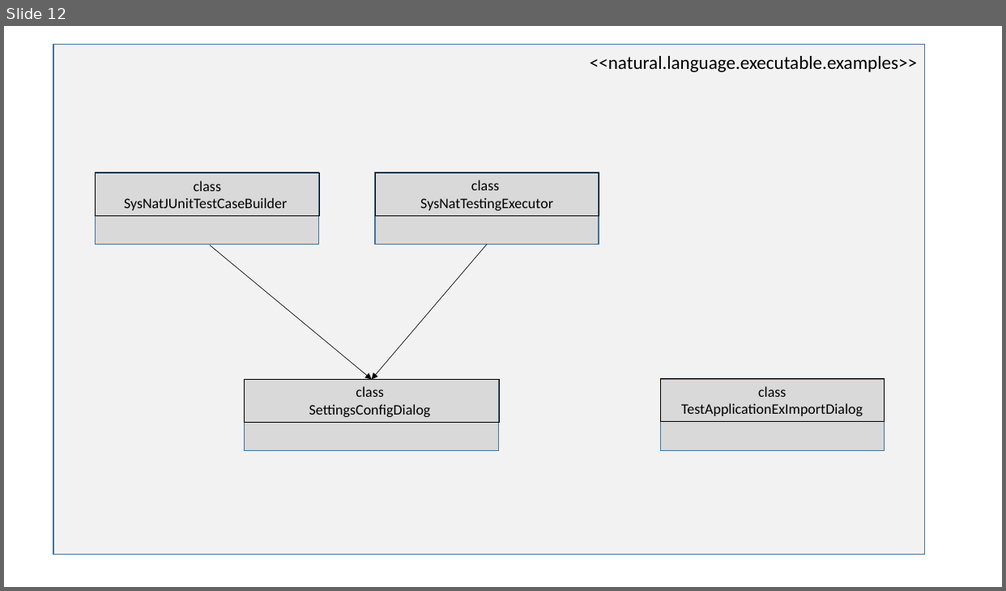
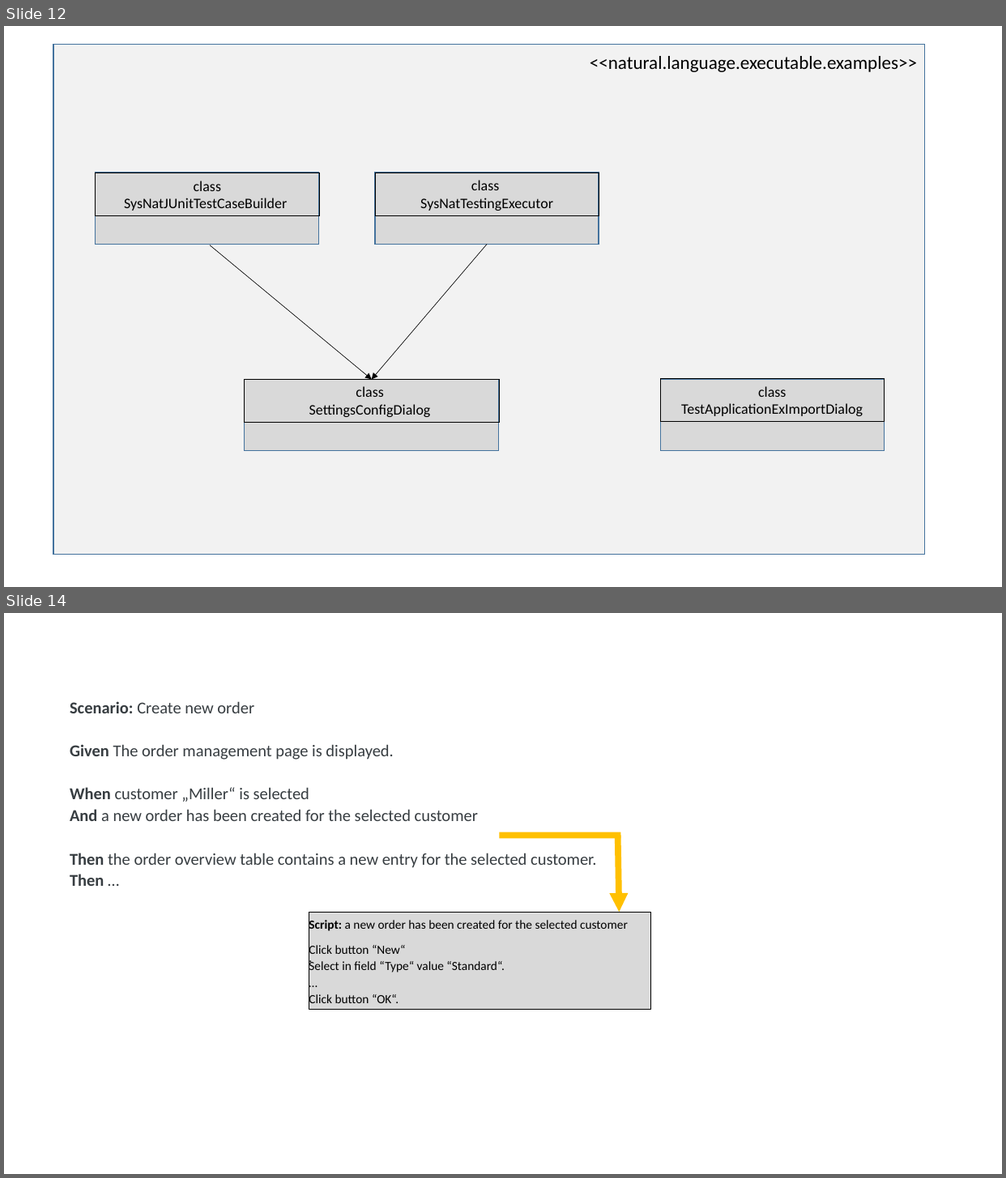
Before and after one commit to iks-gmbh-tools/SysNat, a slide deck: documentation/Figures.pptx. Shown one above the other, each under a label of ours: slide 12 before the commit, slides 12 and 14 after it; the slides between them are not shown. The pictures are 1006x591 and 1006x1178 pixels, drawn with LibreOffice and Linux fonts; fonts in the diff are those of the drawing. Boxes give left, top, right and bottom in pixels: in the first picture for what was removed or moved away, otherwise in the second. Text is boxed around its words. In the diff, an @@ line names an element or a change of style, - is before the commit and + after.

```diff
--- a/documentation/Figures.pptx
+++ b/documentation/Figures.pptx
@@ slide 14 added at <box>4,613,1002,1174</box>, background #FFFFFF @@
@@ text added at <box>70,701,596,886</box>, 16 pt, text #373D41 @@
+Scenario: Create new order
+Given The order management page is displayed.
+When customer „Miller“ is selected
+And a new order has been created for the selected customer
+Then the order overview table contains a new entry for the selected customer.
+Then …
@@ line added from (621, 835) to (500, 835), #FFC000 6 pt @@
@@ arrow added from (618, 835) to (620, 912), #FFC000 6 pt @@
@@ rectangle added at <box>309,912,650,1010</box>, fill #D9D9D9, outline #000000 0.5 pt, 12 pt, text #000000 @@
+Script: a new order has been created for the selected customer
+Click button “New“
+.
+Select in field “Type“ value “Standard“.
+…
+Click button “OK“.
```
Also in this commit, not shown: 3 other slides added, 4 other files.
